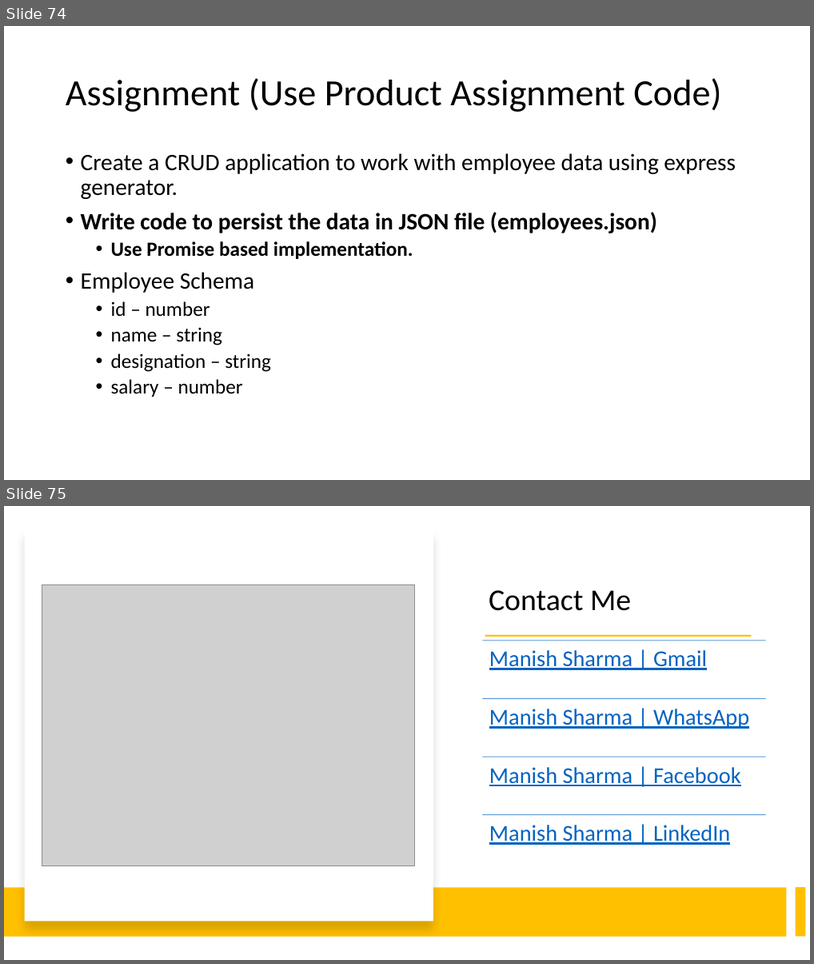
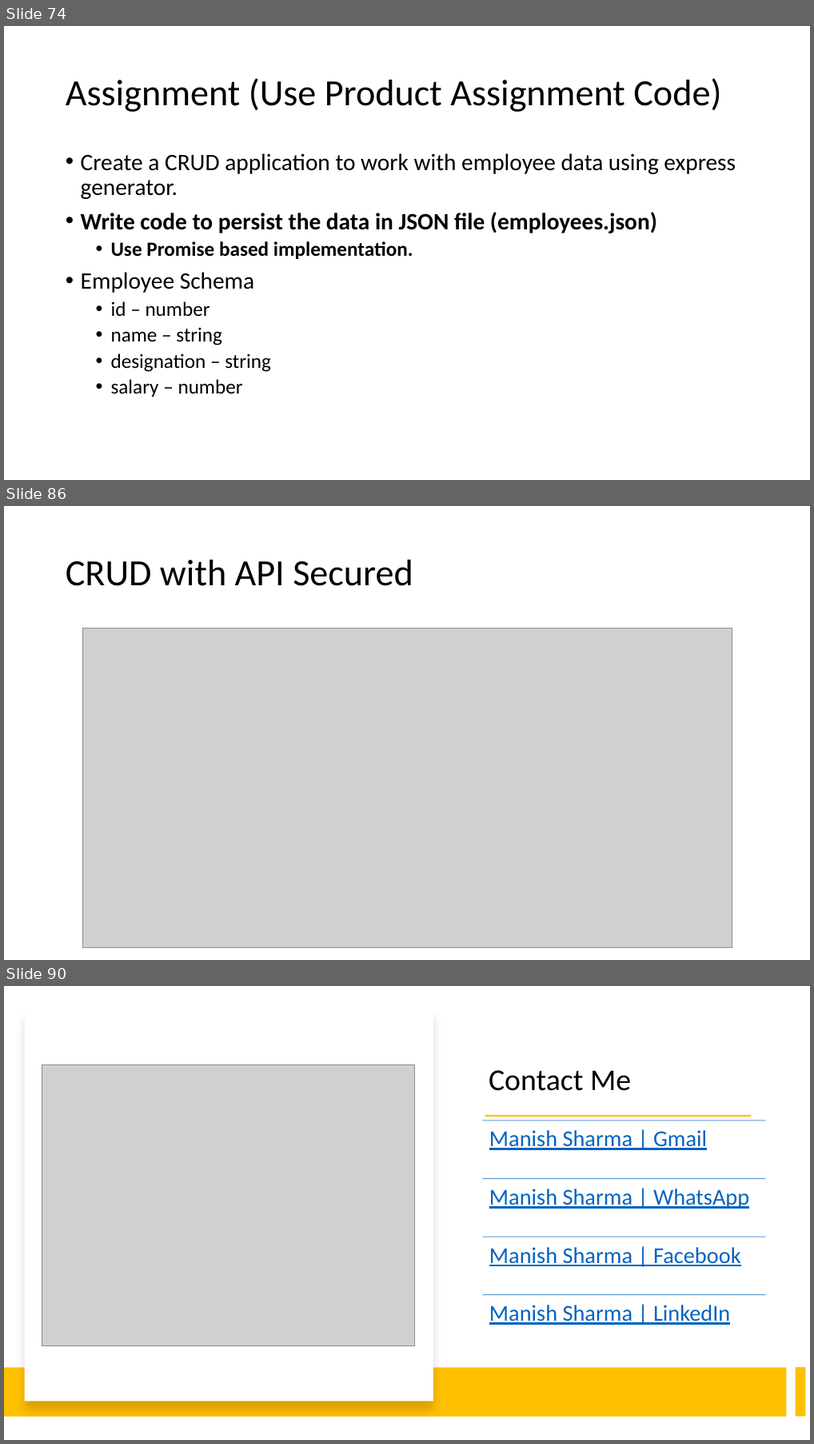
Before and after one commit to explore-with-manish/im-jan24, a slide deck: Node/Notes/Node.pptx. Shown one above the other, each under a label of ours: slides 74 and 75 before the commit, slides 74, 86 and 90 after it; the slides between them are not shown. The pictures are 814x964 and 814x1444 pixels, drawn with LibreOffice and Linux fonts; fonts in the diff are those of the drawing; grey boxes stand for pictures. Boxes give left, top, right and bottom in pixels: in the first picture for what was removed or moved away, otherwise in the second. Text is boxed around its words. In the diff, an @@ line names an element or a change of style, - is before the commit and + after.

```diff
--- a/Node/Notes/Node.pptx
+++ b/Node/Notes/Node.pptx
@@ slide 86 added at (x1=4, y1=506, x2=810, y2=960), background #FFFFFF @@
@@ title added at (x1=66, y1=560, x2=414, y2=586), 44 pt, text #000000 @@
+CRUD with API Secured
@@ picture added at (x1=82, y1=628, x2=732, y2=948) @@
@@ what was slide 75 is now slide 90 @@
```
Also in this commit, not shown: 14 other slides added, 20 other files.
